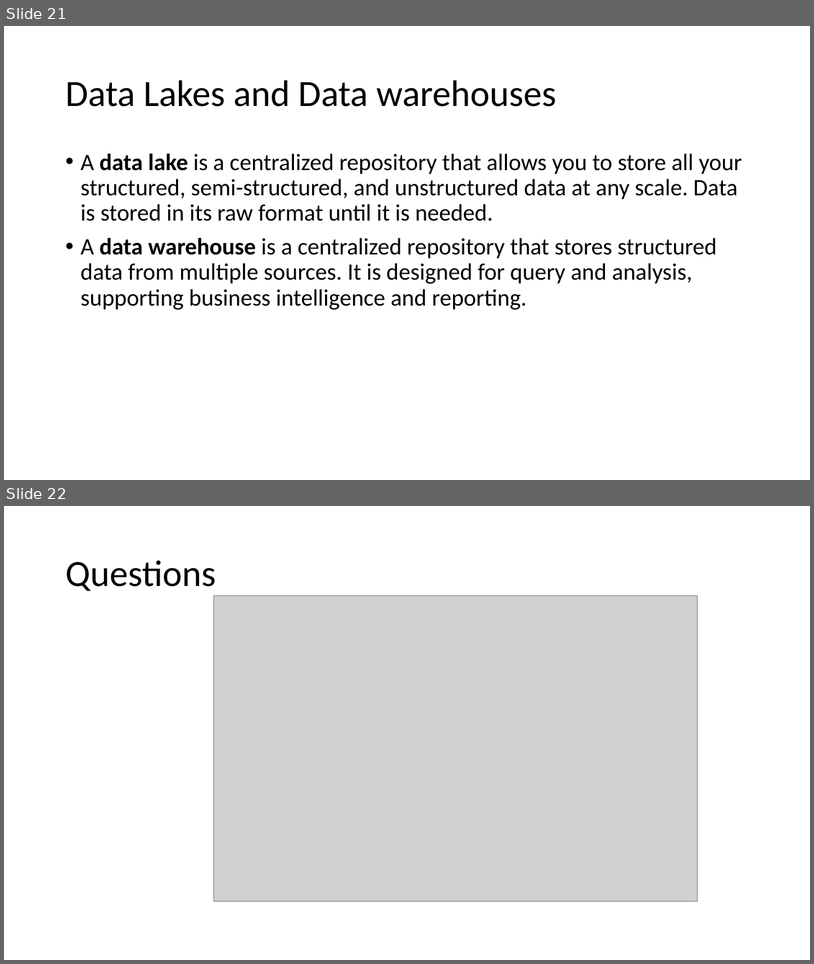
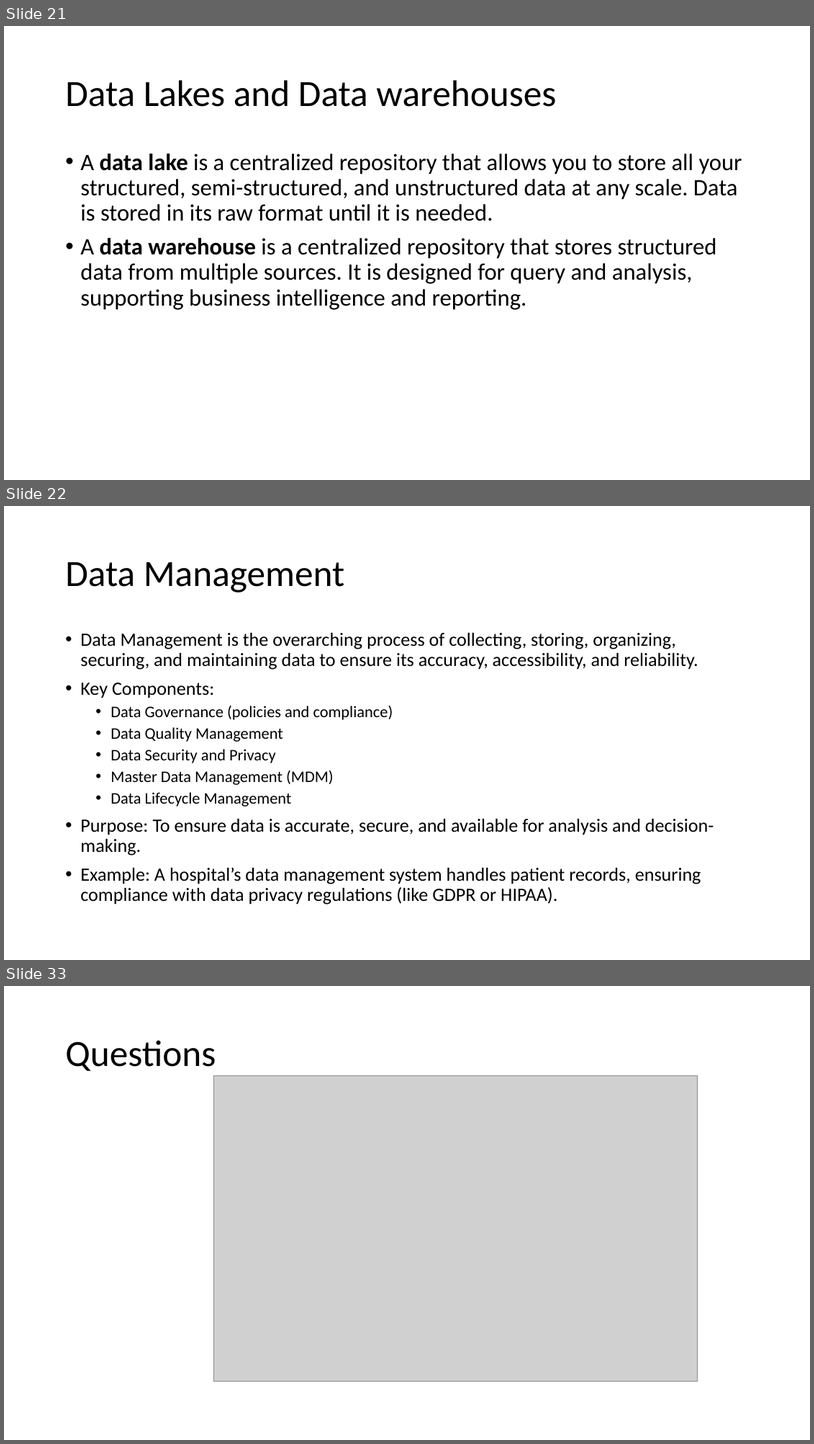
Before and after one commit to motazsaad/Exploratory-Analysis-of-Big-Data, a slide deck: materials/PPT slides/05 Exploratory analysis of Big Data and Cloud - Big Data.pptx. Shown one above the other, each under a label of ours: slides 21 and 22 before the commit, slides 21, 22 and 33 after it; the slides between them are not shown. The pictures are 814x964 and 814x1444 pixels, drawn with LibreOffice and Linux fonts; fonts in the diff are those of the drawing; grey boxes stand for pictures. Boxes give left, top, right and bottom in pixels: in the first picture for what was removed or moved away, otherwise in the second. Text is boxed around its words. In the diff, an @@ line names an element or a change of style, - is before the commit and + after.

Commit message:
update slides

```diff
--- a/materials/PPT slides/05 Exploratory analysis of Big Data and Cloud - Big Data.pptx
+++ b/materials/PPT slides/05 Exploratory analysis of Big Data and Cloud - Big Data.pptx
@@ slide 22 added at <box>4,506,810,960</box>, background #FFFFFF @@
@@ title added at <box>65,562,345,592</box>, 44 pt, text #000000 @@
+Data Management
@@ text added at <box>80,633,714,904</box>, 22.4 pt, text #000000 @@
+• Data Management is the overarching process of collecting, storing, organizing, securing, and maintaining data to ensure its accuracy, accessibility, and reliability.
+• Key Components:
+  • Data Governance (policies and compliance)
+  • Data Quality Management
+  • Data Security and Privacy
+  • Master Data Management (MDM)
+  • Data Lifecycle Management
+• Purpose: To ensure data is accurate, secure, and available for analysis and decision-making.
+• Example: A hospital’s data management system handles patient records, ensuring compliance with data privacy regulations (like GDPR or HIPAA).
@@ what was slide 22 is now slide 33 @@
```
Also in this commit, not shown: 10 other slides added, 1 other file.
